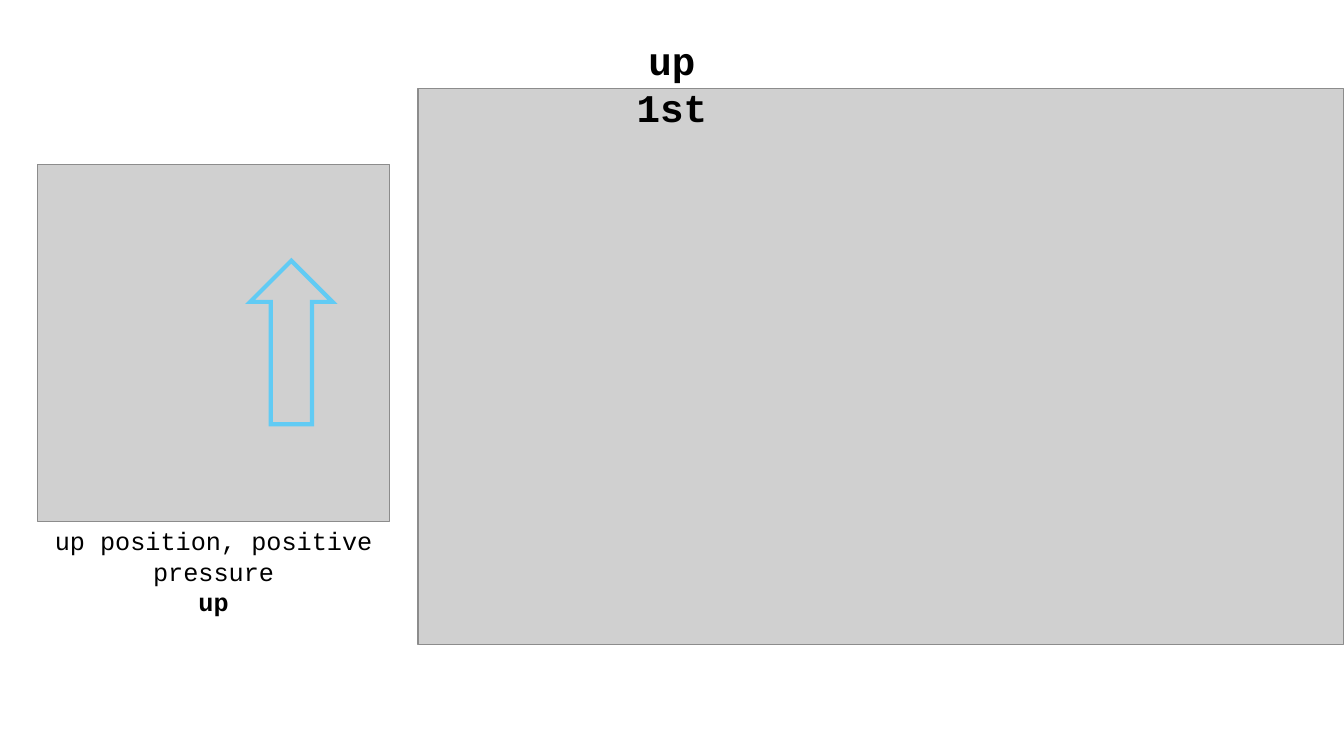
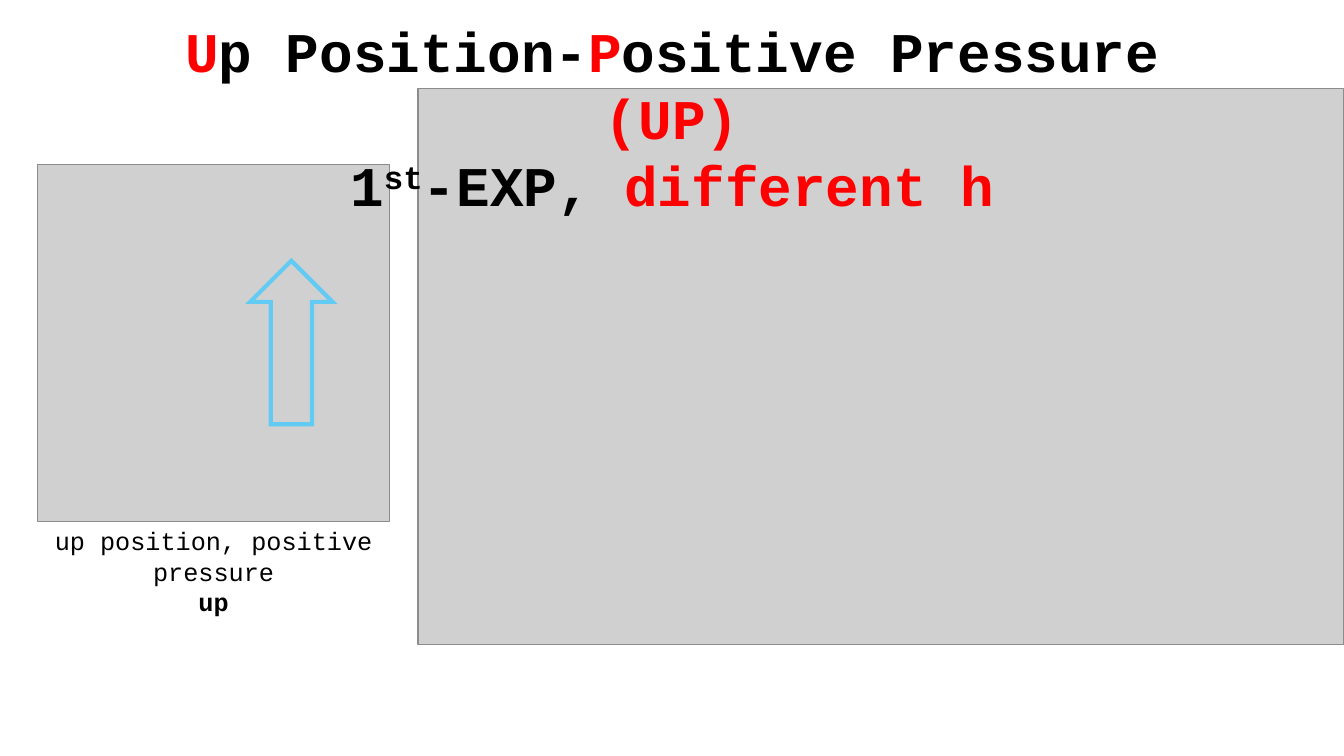
Before and after one commit to ominseo5/robotory_SoftFinger, a slide deck: slide 9 of LabLog.pptx. Drawn at 1344x756 pixels with LibreOffice and Linux fonts; fonts in the diff are those of the drawing; grey boxes stand for pictures. Boxes give left, top, right and bottom in pixels: in the first picture for what was removed or moved away, otherwise in the second. Text is boxed around its words. In the diff, an @@ line names an element or a change of style, - is before the commit and + after.

```diff
--- a/LabLog.pptx
+++ b/LabLog.pptx
@@ text added at [185, 32, 1159, 216], 40 pt, text #000000, bold @@
+Up Position-Positive Pressure (UP)
+1st-EXP, different h
@@ text removed at [637, 54, 707, 123] @@
-up 1st
```
Also in this commit, not shown: 14 other slides changed, 7 other files.
